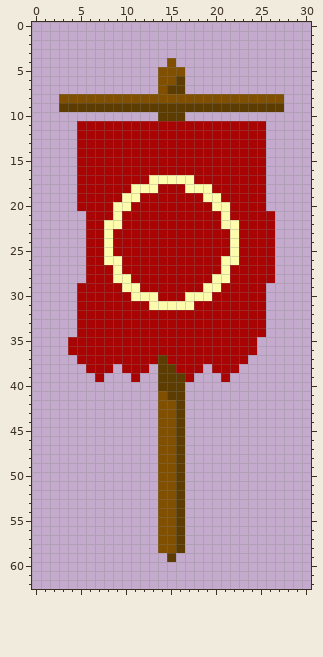
Two versions of one pixel-art sprite, landviewdattabs/landview_ensign/ensign_neo6.png. Above, as it was before the edit.
The file is 31x63 pixels.
After:
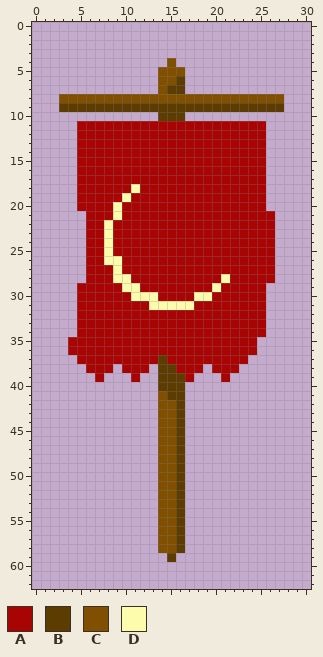
Palette (. is transparent): A #a80404  B #5c3c00  C #805000  D #fcfcac
Diff:
@@ x 7..24 @@
 16 AAAAAAAAAAAAAAAAAA
-17 AAAAAADDDDDAAAAAAA
-18 AAAADDDAAADDDAAAAA
-19 AAADDAAAAAAADDAAAA
-20 AADDAAAAAAAAADDAAA
-21 AADAAAAAAAAAAADAAA
-22 ADDAAAAAAAAAAADDAA
-23 ADAAAAAAAAAAAAADAA
-24 ADAAAAAAAAAAAAADAA
-25 ADAAAAAAAAAAAAADAA
-26 ADDAAAAAAAAAAADDAA
-27 AADAAAAAAAAAAADAAA
-28 AADDAAAAAAAAADDAAA
-29 AAADDAAAAAAADDAAAA
-30 AAAADDDAAADDDAAAAA
+17 AAAAAAAAAAAAAAAAAA
+18 AAAADAAAAAAAAAAAAA
+19 AAADAAAAAAAAAAAAAA
+20 AADAAAAAAAAAAAAAAA
+21 AADAAAAAAAAAAAAAAA
+22 ADAAAAAAAAAAAAAAAA
+23 ADAAAAAAAAAAAAAAAA
+24 ADAAAAAAAAAAAAAAAA
+25 ADAAAAAAAAAAAAAAAA
+26 ADDAAAAAAAAAAAAAAA
+27 AADAAAAAAAAAAAAAAA
+28 AADDAAAAAAAAAADAAA
+29 AAADDAAAAAAAADAAAA
+30 AAAADDDAAAADDAAAAA
 31 AAAAAADDDDDAAAAAAA
Pixel boxes of the changes (left, top, right, bottom) in both pictures:
changed: (113, 175, 239, 301)
